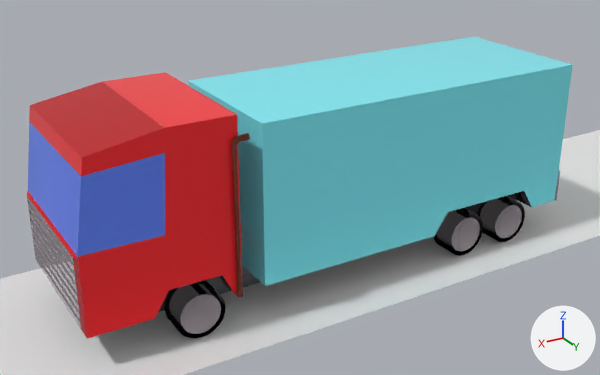
A saved change to the Blender file models/kamion.blend.
Camera for both pictures: a 50 mm camera at (5.41, 8.48, 5.3) aimed at (0.33, 0.0, 1.06). Lighting does not change. The marker at lower right points along +X, +Y and +Z.

Objects in the first picture: 'Plane', 'kamion'.
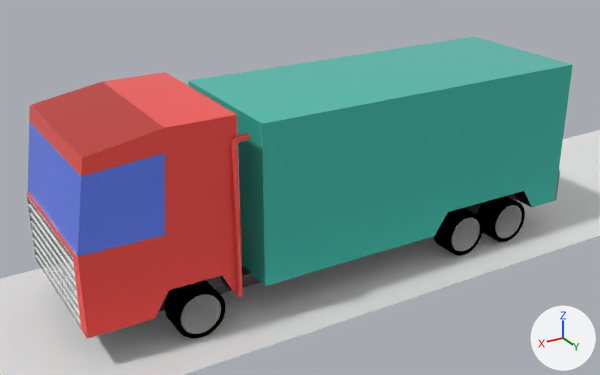
Where the newer file only moved an object's origin or applied its transform, the numbers keep the older frame.

Boxes [x1, y1, x2, y2] around the edits, measured in the pictures (600 x 375 px):
'kamion', surface changed: [27, 36, 573, 339] in both

Edits to the bpy script that builds the scene:
```text
Add img_untitled:
    img_untitled = load_image('Untitled', 'kamion-new.png', 2048, 2048, 'sRGB')
Change mat_kamion:
    where n1 = _N.new('ShaderNodeTexImage'); n1.name = 'Image Texture'
    n1.image: img_kamion_png -> img_untitled
Change me_kamion:
    where me_kamion.from_pydata(...)  # 1575 vertices, 872 faces, 4 loose edges; spans x -1.73..5.2, y -1.9..0.18, z -0.3..2.24
    used by ob_kamion; location = (-1.647, 0.895, 0.32)
    me_kamion part 1: texture (UV) coordinates of 872 of 872 faces, centred in x -1.73..5.2, y -1.9..0.18, z -0.3..2.24, changed; they spanned u 0.0..1.0, v 0.0..1.0 and now span u 0.0..0.99, v 0.0..0.99
```
